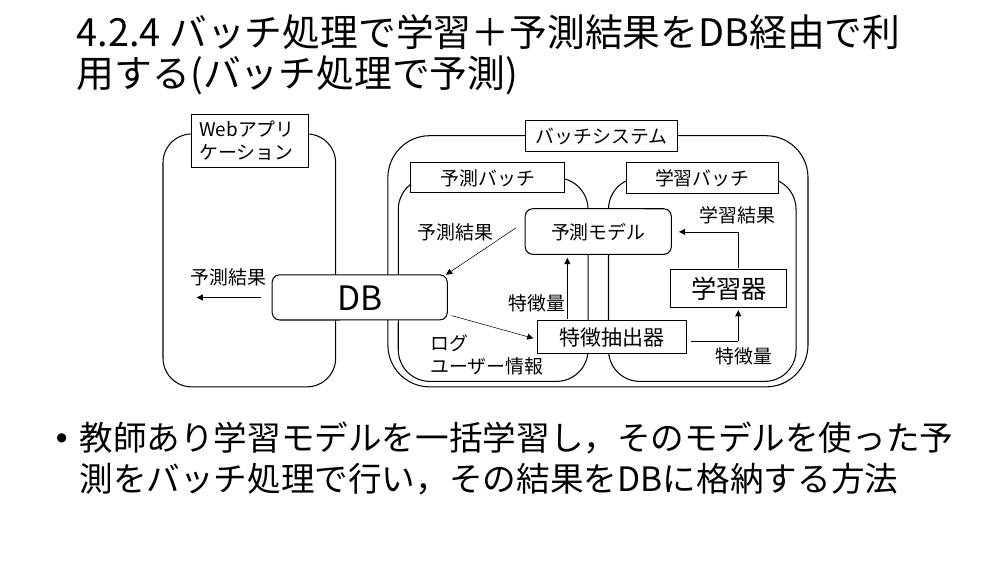
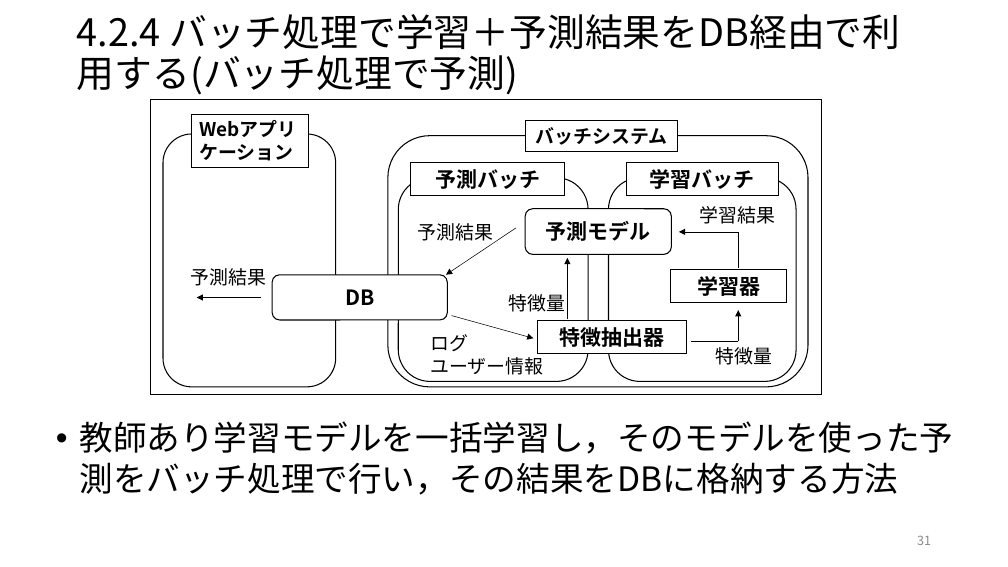
Before and after one commit to ryosuke-ku/Rinko, a slide deck: slide 31 of 仕事ではじめる機械学習第4章.pptx (slide 15 before the commit). Drawn at 1008x567 pixels with LibreOffice and Linux fonts; fonts in the diff are those of the drawing. Boxes give left, top, right and bottom in pixels: in the first picture for what was removed or moved away, otherwise in the second. Text is boxed around its words. In the diff, an @@ line names an element or a change of style, - is before the commit and + after.

Commit message:
add 仕事で始める機械学習第4章を編集しました

```diff
--- a/仕事ではじめる機械学習第4章.pptx
+++ b/仕事ではじめる機械学習第4章.pptx
@@ rectangle added at box(150, 99, 822, 395), fill #FFFFFF, outline #000000 1 pt @@
@@ bold on in 3 elements at box(192, 114, 309, 168), box(537, 321, 687, 354), box(526, 121, 678, 151) @@
@@ size 18 to 20 pt, bold on in 3 elements at box(526, 209, 671, 254), box(411, 163, 565, 196), box(626, 163, 779, 196) @@
@@ rectangle "学習器": place and size @@
-rectangle "学習器" at box(671, 269, 787, 307)
+rectangle "学習器" at box(671, 269, 787, 302)
@@ rectangle "学習器" at box(671, 269, 787, 302): size 24 to 20 pt, bold on @@
@@ rounded rectangle "DB" at box(272, 274, 448, 320): size 32 to 20 pt, bold on @@
@@ page number added at box(917, 536, 931, 545), 12 pt, text #8C8C8C @@
+31
```
Also in this commit, not shown: 22 other slides changed, 5 slides added, 1 other file.
